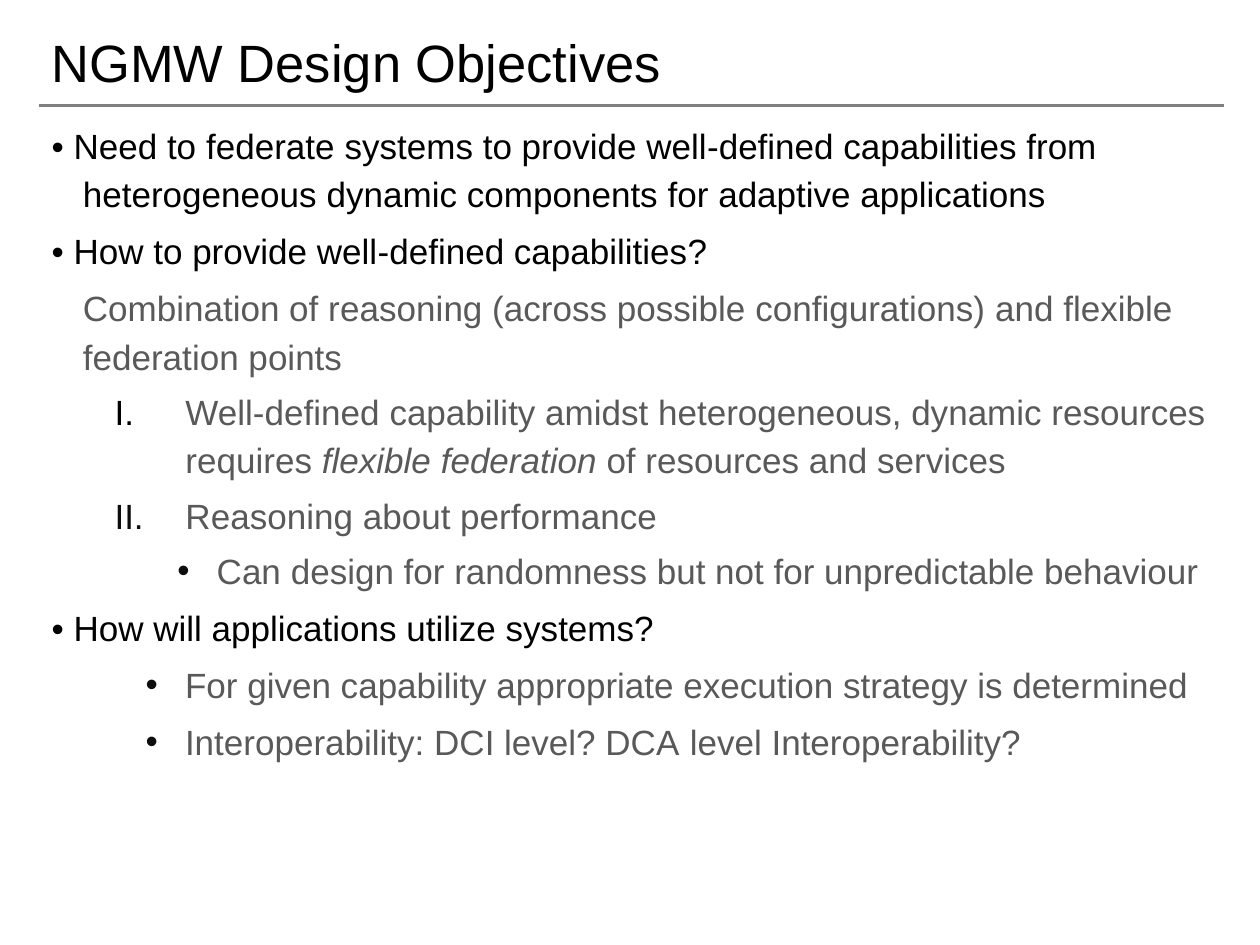
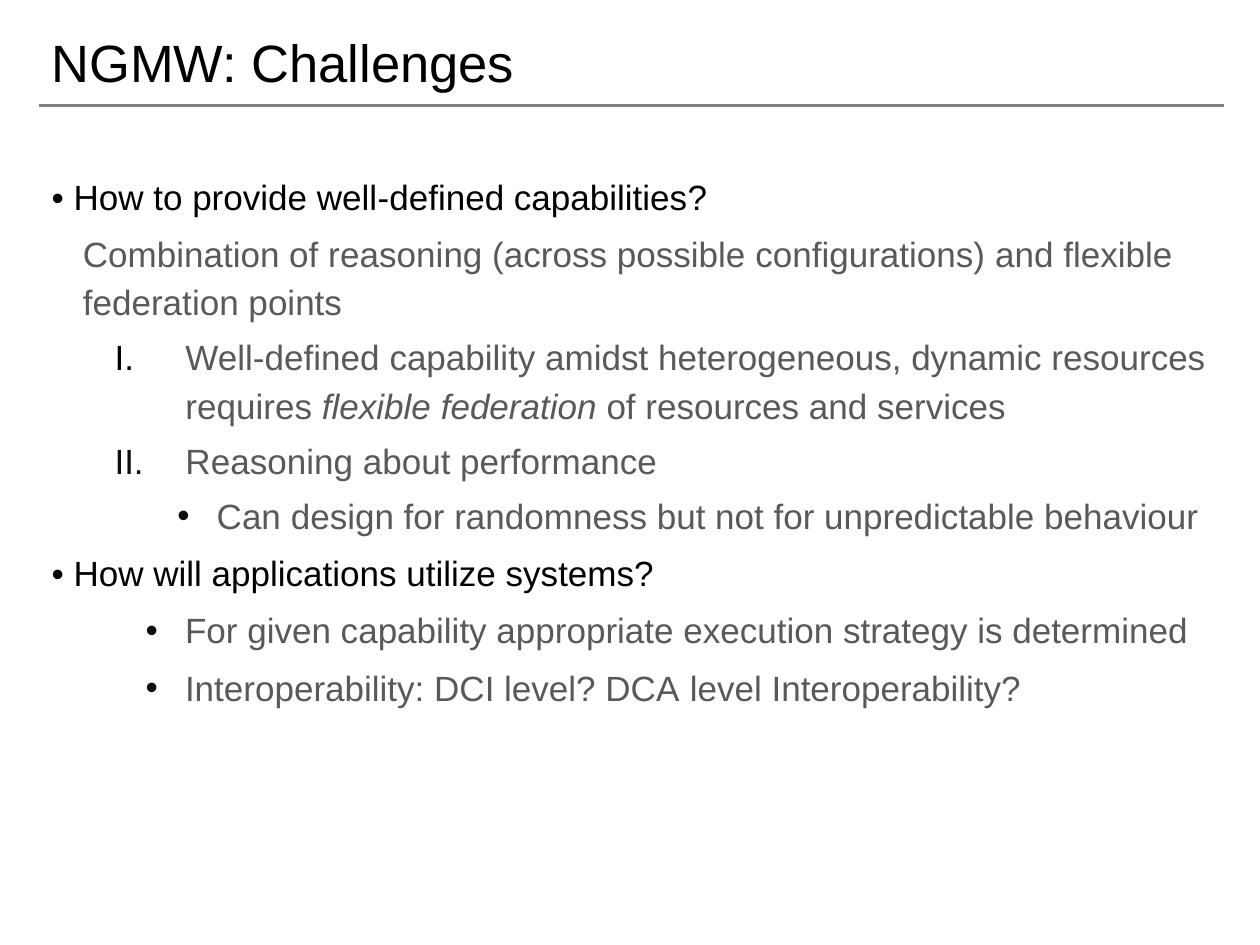
Before and after one commit to saga-project/NGMW, a slide deck: slide 11 of presentations/radical-modsim.pptx (slide 13 before the commit). Drawn at 1260x945 pixels with LibreOffice and Linux fonts; fonts in the diff are those of the drawing; background and template pictures are left out. Boxes give left, top, right and bottom in pixels: in the first picture for what was removed or moved away, otherwise in the second. Text is boxed around its words. In the diff, an @@ line names an element or a change of style, - is before the commit and + after.

```diff
--- a/presentations/radical-modsim.pptx
+++ b/presentations/radical-modsim.pptx
@@ title at (x1=51, y1=44, x2=515, y2=93): text changed @@
-NGMW Design Objectives
+NGMW: Challenges
@@ text at (x1=74, y1=133, x2=1096, y2=214): paragraph removed @@
-• Need to federate systems to provide well-defined capabilities from heterogeneous dynamic components for adaptive applications
```
Also in this commit, not shown: 10 other slides changed, 2 slides removed.
